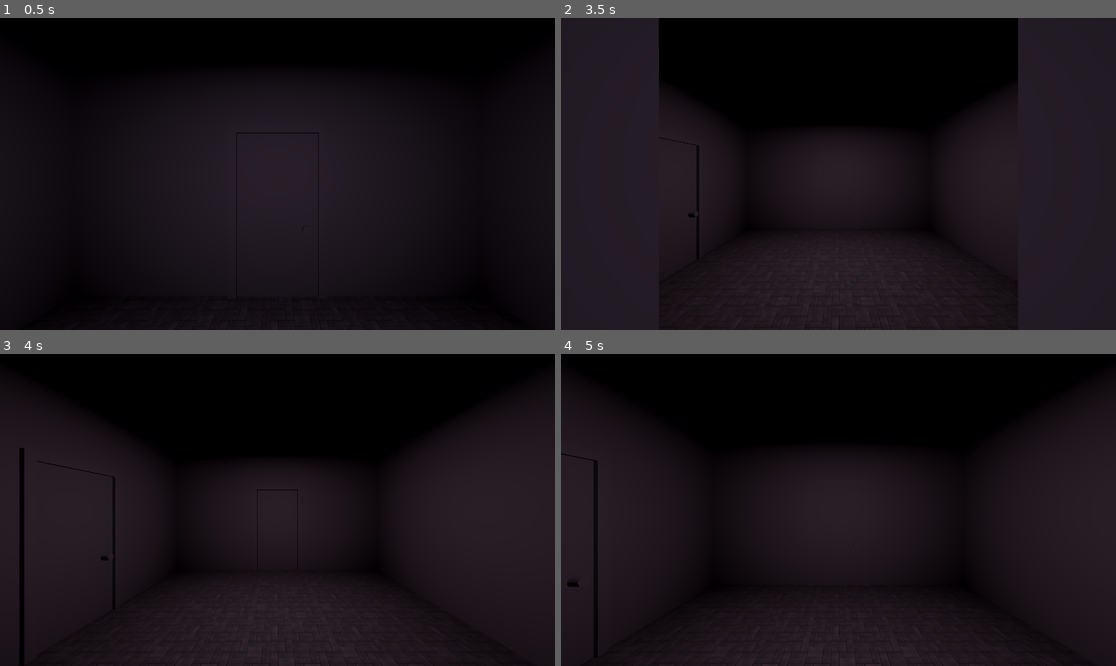
Above: before the commit, frames 1-4 (two rows, left to right).
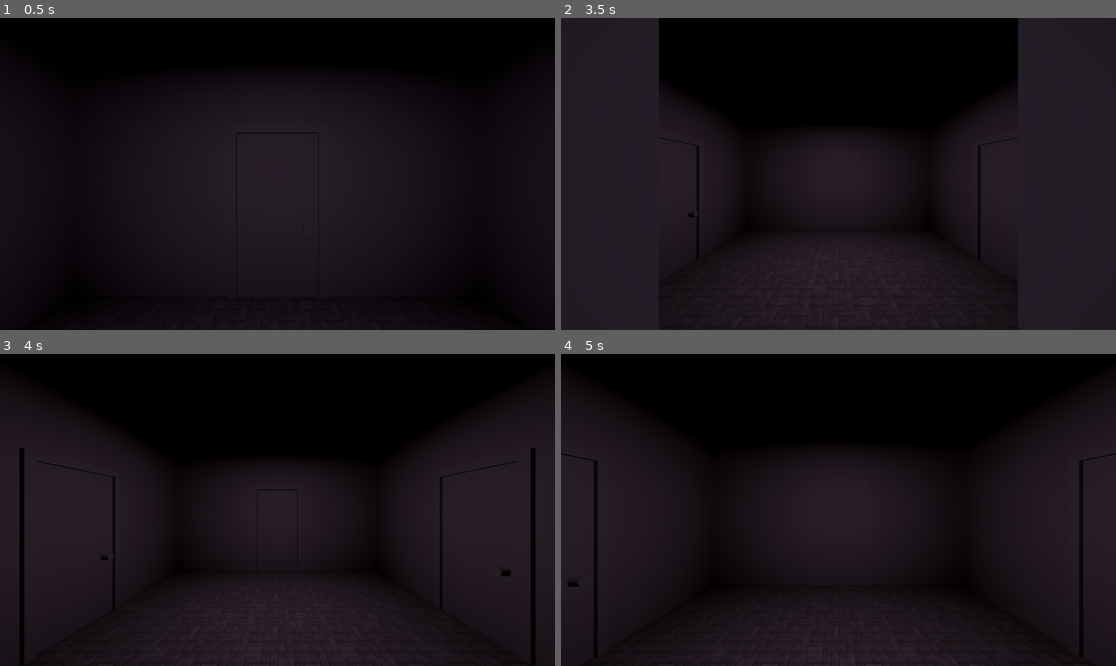
Above: after the commit, the same moments.

Repository: denniscarr/door
Game: Godot game, scene res://main/main.tscn
The game is run twice, just before and just after one commit, with the same random seed, the same clock (stepped at 60 frames per second) and the same inputs.
Inputs:
- Up to frame 1 (0.5 s): no input
- Up to frame 2 (3.5 s): tap Enter at 0.5 s; hold Up (move_forward) 0.53-2.03 s; hold Left (turn_left) from 2.03 s (still down)
- Up to frame 3 (4 s): keep holding Left (turn_left)
- Up to frame 4 (5 s): release Left (turn_left) at 4.28 s; hold Right (turn_right) from 4.28 s (still down)

Frame 1 is identical in both runs. In frame 2, less than 0.1% of the frame differs, in the area x 75-83%, y 38-58%; in frame 3, 0.7%, in the area x 79-97%, y 30-97%; in frame 4, 0.2%.

Commit message:
Changed min door per room

Diff:
--- a/room/room.gd
+++ b/room/room.gd
@@ -12,7 +12,7 @@
 	seed(rng_seed)
 	print("Generating room with seed: %s" % rng_seed)
 
-	var num_doors := randi_range(2, 4)
+	var num_doors := randi_range(1, 4)
 	print("Number of doors: %s" % num_doors)
 
 	var possible_dirs := [
